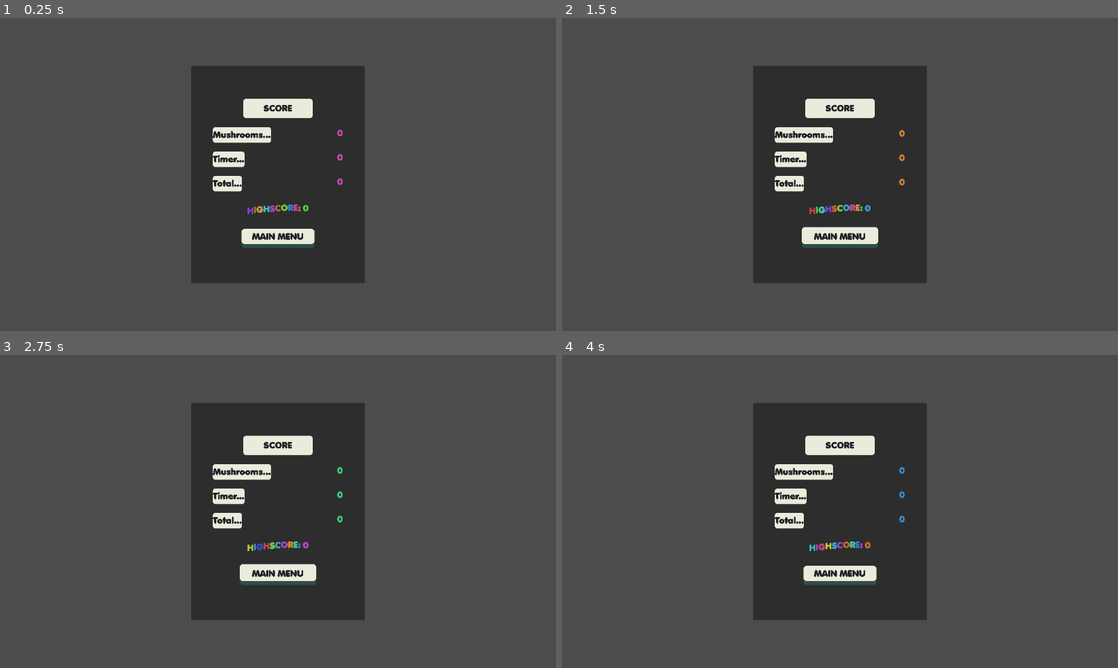
Above: before the commit, frames 1-4 (two rows, left to right).
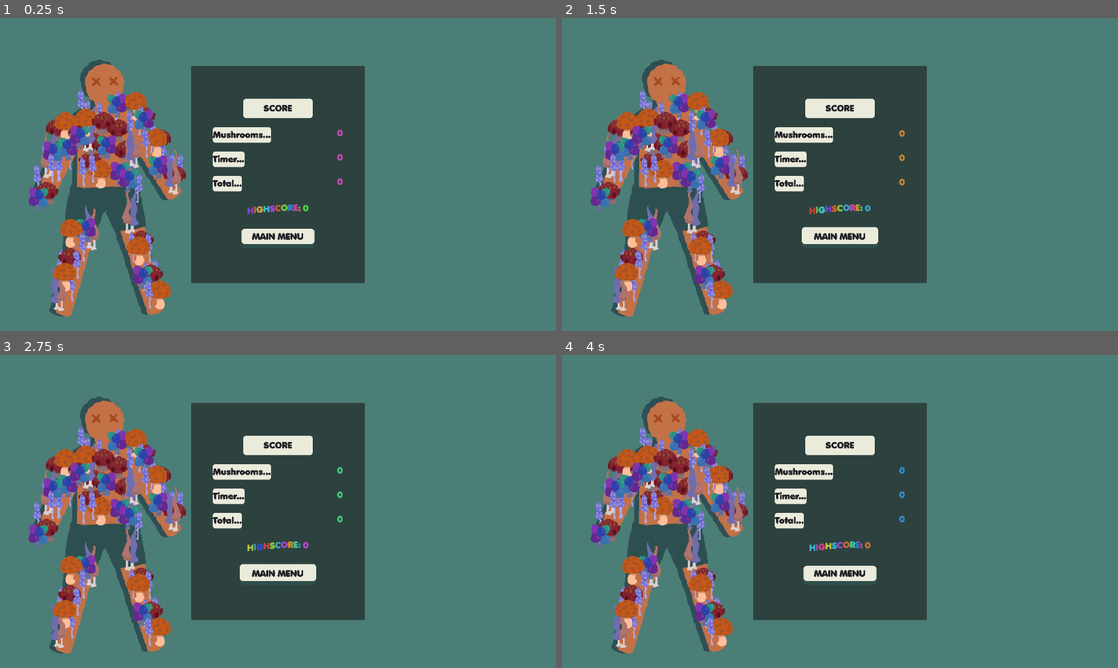
Above: after the commit, the same moments.

Repository: IsaacCerejo/wild-jam-87
Game: Godot game, scene res://scenes/lose_screen/lose_screen.tscn
Two runs of this game, one before a commit and one after it. Both use one fixed random seed, a clock stepped at 60 frames per second and the inputs below. This scene is started directly instead of the project's main scene. The engine's default icon, where the game draws it, is replaced by a stand-in: a white triangle on a blue panel in a dark square. Sound files missing from this copy of the repository are replaced by a short silence.
Inputs (mouse positions are in pixels of both pictures, inside the frame that each line leads up to):
- Up to frame 1 (0.25 s): no input
- Up to frame 2 (1.5 s): move the mouse to (962, 158) at 0.52 s; click (962, 158) at 0.67 s; click "MAIN MENU" at 1.25 s
- Up to frame 3 (2.75 s): drag from (166, 527) to (250, 574) at 2.02 s
- Up to frame 4 (4 s): move the mouse to (895, 442) at 2.77 s; click (895, 442) at 2.92 s; drag from (812, 574) to (673, 464) at 3.52 s

The runs differ from the first frame. In frame 1, 78% of the frame differs, in the area x 0-100%, y 0-100%; in frame 2, 78%; in frame 3, 78%; in frame 4, 78%.
Error in both runs: Invalid call. Nonexistent function 'change_scene' in base 'Nil'. (res://scripts/lose_screen/lose_screen.gd:26)

Commit message:
fix: shadow shader missing

Diff:
--- a/scenes/lose_screen/lose_screen.tscn
+++ b/scenes/lose_screen/lose_screen.tscn
@@ -1,7 +1,8 @@
-[gd_scene load_steps=3 format=3 uid="uid://dfox7aapmjh2k"]
+[gd_scene load_steps=4 format=3 uid="uid://dfox7aapmjh2k"]
 
 [ext_resource type="Theme" uid="uid://2ek7eagjo7f0" path="res://resources/themes/general_theme.tres" id="1_uglf1"]
 [ext_resource type="Script" uid="uid://dd7my64yx8kmn" path="res://scripts/lose_screen/lose_screen.gd" id="2_1n1m7"]
+[ext_resource type="Texture2D" uid="uid://cfbevapdom3w2" path="res://assets/patient/lost_pose.png" id="3_m5wjf"]
 
 [node name="LoseScreen" type="Control"]
 layout_mode = 3
@@ -12,6 +13,19 @@
 grow_vertical = 2
 theme = ExtResource("1_uglf1")
 script = ExtResource("2_1n1m7")
+
+[node name="ColorRect" type="ColorRect" parent="."]
+layout_mode = 1
+anchors_preset = 15
+anchor_right = 1.0
+anchor_bottom = 1.0
+grow_horizontal = 2
+grow_vertical = 2
+color = Color(0.29803923, 0.49803922, 0.47058824, 1)
+
+[node name="Sprite2D" type="Sprite2D" parent="."]
+position = Vector2(233, 392)
+texture = ExtResource("3_m5wjf")
 
 [node name="PanelContainer" type="PanelContainer" parent="."]
 custom_minimum_size = Vector2(400, 500)
--- a/scenes/main_game/patient.tscn
+++ b/scenes/main_game/patient.tscn
@@ -1,7 +1,8 @@
-[gd_scene load_steps=9 format=3 uid="uid://mtilpmnd7m7y"]
+[gd_scene load_steps=16 format=3 uid="uid://mtilpmnd7m7y"]
 
 [ext_resource type="Script" uid="uid://c3wghgg2g717r" path="res://scripts/main_game/patient.gd" id="1_s1xdg"]
 [ext_resource type="Texture2D" uid="uid://cn3ixunlwsdxs" path="res://assets/patient/torso.png" id="3_rujrq"]
+[ext_resource type="Shader" uid="uid://bxfmwgtfjfhjo" path="res://resources/shaders/shadow.gdshader" id="4_ddug4"]
 [ext_resource type="Texture2D" uid="uid://43013cqc7mv3" path="res://assets/patient/left_arm.png" id="4_rlp5r"]
 [ext_resource type="Texture2D" uid="uid://b7q4fvme8ah78" path="res://assets/patient/head.png" id="4_up4j8"]
 [ext_resource type="Texture2D" uid="uid://7uk0gwy21nhl" path="res://assets/patient/right_arm.png" id="5_5qs04"]
@@ -9,6 +10,42 @@
 [ext_resource type="Texture2D" uid="uid://op5f0ffy213x" path="res://assets/patient/right_leg.png" id="7_ddug4"]
 [ext_resource type="Script" uid="uid://me7cgjqr5843" path="res://scripts/main_game/patient_drag.gd" id="9_ddug4"]
 
+[sub_resource type="ShaderMaterial" id="ShaderMaterial_6vb6e"]
+shader = ExtResource("4_ddug4")
+shader_parameter/tint_color = Color(0.18757862, 0.31231412, 0.33311018, 1)
+shader_parameter/key_color = Color(0.29803923, 0.49803922, 0.47058824, 1)
+shader_parameter/key_threshold = 0.02
+
+[sub_resource type="ShaderMaterial" id="ShaderMaterial_5mt75"]
+shader = ExtResource("4_ddug4")
+shader_parameter/tint_color = Color(0.18757862, 0.31231412, 0.33311018, 1)
+shader_parameter/key_color = Color(0.29803923, 0.49803922, 0.47058824, 1)
+shader_parameter/key_threshold = 0.02
+
+[sub_resource type="ShaderMaterial" id="ShaderMaterial_q6v5p"]
+shader = ExtResource("4_ddug4")
+shader_parameter/tint_color = Color(0.18757862, 0.31231412, 0.33311018, 1)
+shader_parameter/key_color = Color(0.29803923, 0.49803922, 0.47058824, 1)
+shader_parameter/key_threshold = 0.02
+
+[sub_resource type="ShaderMaterial" id="ShaderMaterial_3dkft"]
+shader = ExtResource("4_ddug4")
+shader_parameter/tint_color = Color(0.18757862, 0.31231412, 0.33311018, 1)
+shader_parameter/key_color = Color(0.29803923, 0.49803922, 0.47058824, 1)
+shader_parameter/key_threshold = 0.02
+
+[sub_resource type="ShaderMaterial" id="ShaderMaterial_xkswm"]
+shader = ExtResource("4_ddug4")
+shader_parameter/tint_color = Color(0.18757862, 0.31231412, 0.33311018, 1)
+shader_parameter/key_color = Color(0.29803923, 0.49803922, 0.47058824, 1)
+shader_parameter/key_threshold = 0.02
+
+[sub_resource type="ShaderMaterial" id="ShaderMaterial_vfgv1"]
+shader = ExtResource("4_ddug4")
+shader_parameter/tint_color = Color(0.18757862, 0.31231412, 0.33311018, 1)
+shader_parameter/key_color = Color(0.29803923, 0.49803922, 0.47058824, 1)
+shader_parameter/key_threshold = 0.02
+
 [node name="Patient" type="Node2D"]
 script = ExtResource("1_s1xdg")
 
@@ -81,6 +118,7 @@
 self_modulate = Color(0, 0.011764706, 0.3019608, 0.41960785)
 show_behind_parent = true
 z_index = -1
+material = SubResource("ShaderMaterial_6vb6e")
 position = Vector2(-6, 11)
 texture = ExtResource("3_rujrq")
 
@@ -110,6 +148,7 @@
 self_modulate = Color(0, 0.011764706, 0.3019608, 0.41960785)
 show_behind_parent = true
 z_index = -1
+material = SubResource("ShaderMaterial_5mt75")
 position = Vector2(-9, 11)
 texture = ExtResource("4_up4j8")
 
@@ -140,6 +179,7 @@
 self_modulate = Color(0, 0.011764706, 0.3019608, 0.41960785)
 show_behind_parent = true
 z_index = -1
+material = SubResource("ShaderMaterial_q6v5p")
 position = Vector2(1, 13)
 texture = ExtResource("4_rlp5r")
 
@@ -170,6 +210,7 @@
 self_modulate = Color(0, 0.011764706, 0.3019608, 0.41960785)
 show_behind_parent = true
 z_index = -1
+material = SubResource("ShaderMaterial_3dkft")
 position = Vector2(0, 13)
 texture = ExtResource("5_5qs04")
 
@@ -198,6 +239,7 @@
 self_modulate = Color(0, 0.011764706, 0.3019608, 0.41960785)
 show_behind_parent = true
 z_index = -1
+material = SubResource("ShaderMaterial_xkswm")
 position = Vector2(0, 13)
 texture = ExtResource("6_up4j8")
 
@@ -227,5 +269,6 @@
 self_modulate = Color(0, 0.011764706, 0.3019608, 0.41960785)
 show_behind_parent = true
 z_index = -1
+material = SubResource("ShaderMaterial_vfgv1")
 position = Vector2(0, 13)
 texture = ExtResource("7_ddug4")
